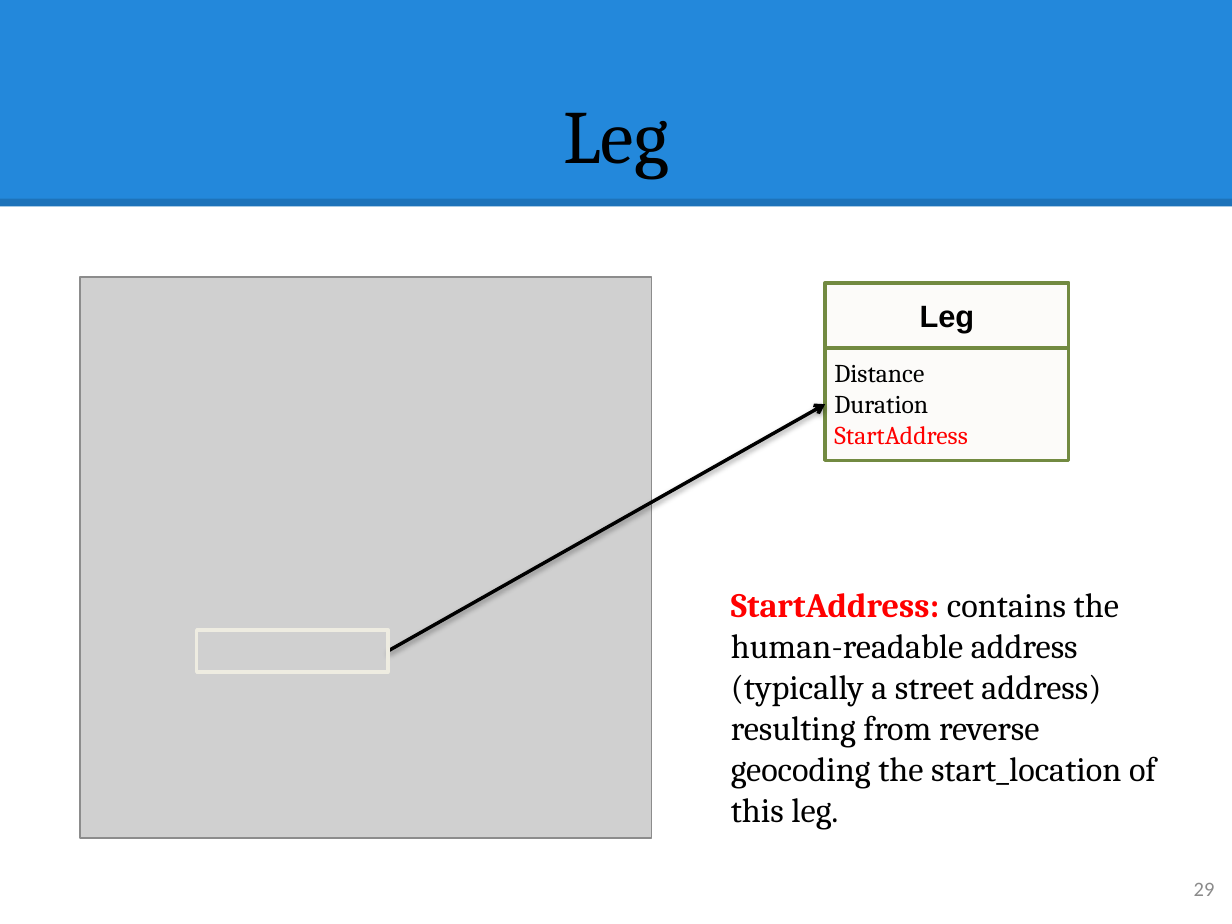
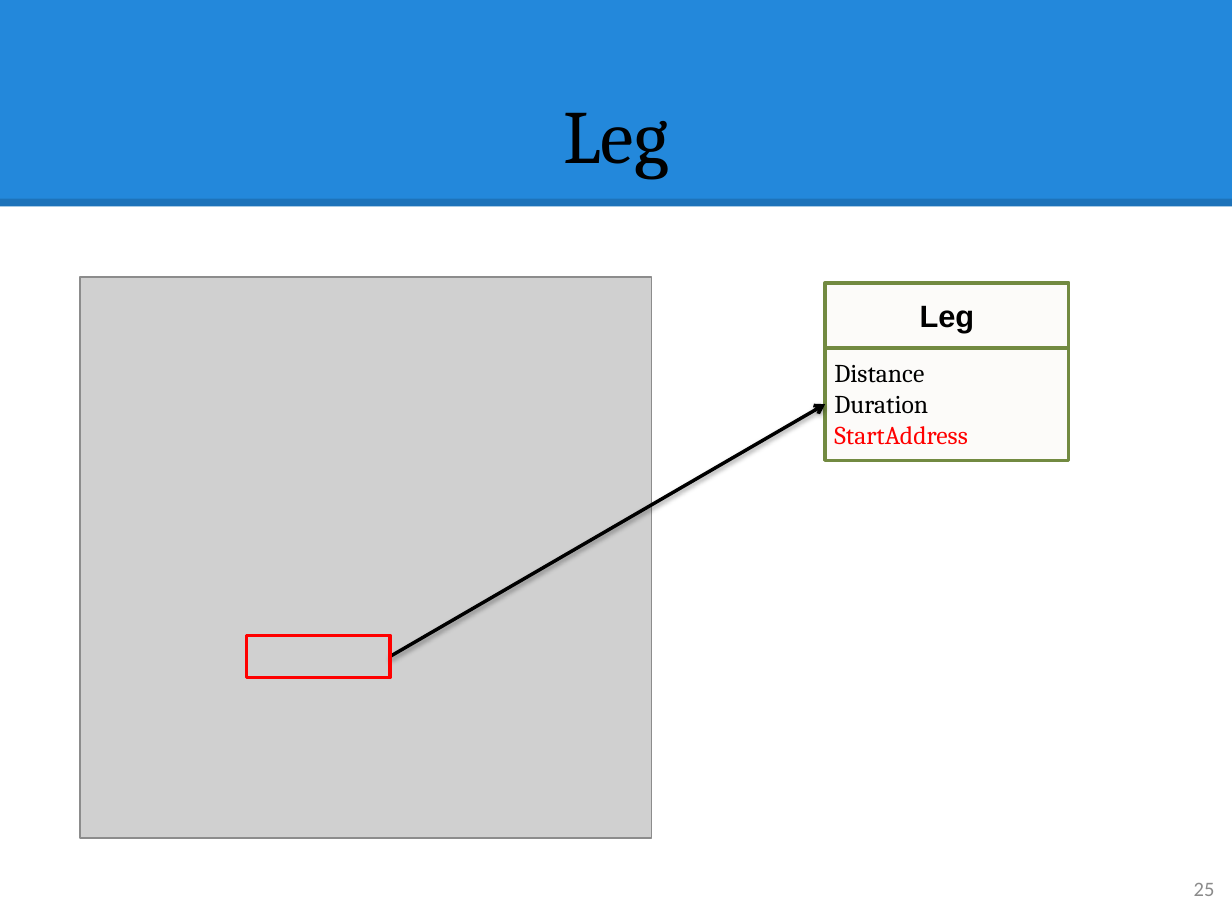
Before and after one commit to hqt/street-router, a slide deck: slide 25 of Document/presentation/ngoan/5 search motorbike.pptx (slide 29 before the commit). Drawn at 1232x924 pixels with LibreOffice and Linux fonts; fonts in the diff are those of the drawing; grey boxes stand for pictures. Boxes give left, top, right and bottom in pixels: in the first picture for what was removed or moved away, otherwise in the second. Text is boxed around its words. In the diff, an @@ line names an element or a change of style, - is before the commit and + after.

```diff
--- a/Document/presentation/ngoan/5 search motorbike.pptx
+++ b/Document/presentation/ngoan/5 search motorbike.pptx
@@ arrow moved from (388, 650) - (825, 404) to (391, 657) - (825, 404) @@
@@ text removed at [731, 593, 1156, 830] @@
-StartAddress: contains the human-readable address (typically a street address) resulting from reverse geocoding the start_location of this leg.
@@ rectangle: place and size @@
-rectangle at [197, 630, 388, 671]
+rectangle at [246, 636, 391, 678]
@@ rectangle at [246, 636, 391, 678]: outline #EEECE1 2 pt to #FF0000 2 pt @@
@@ page number at [1194, 883, 1215, 896]: text changed @@
-29
+25
```
Also in this commit, not shown: 14 other slides changed, 15 slides added, 5 slides removed.
